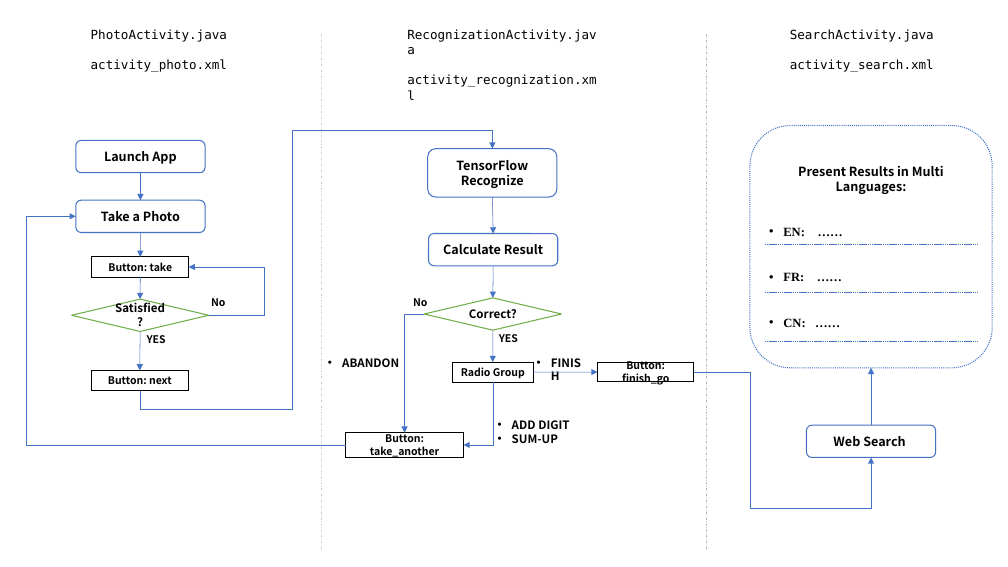
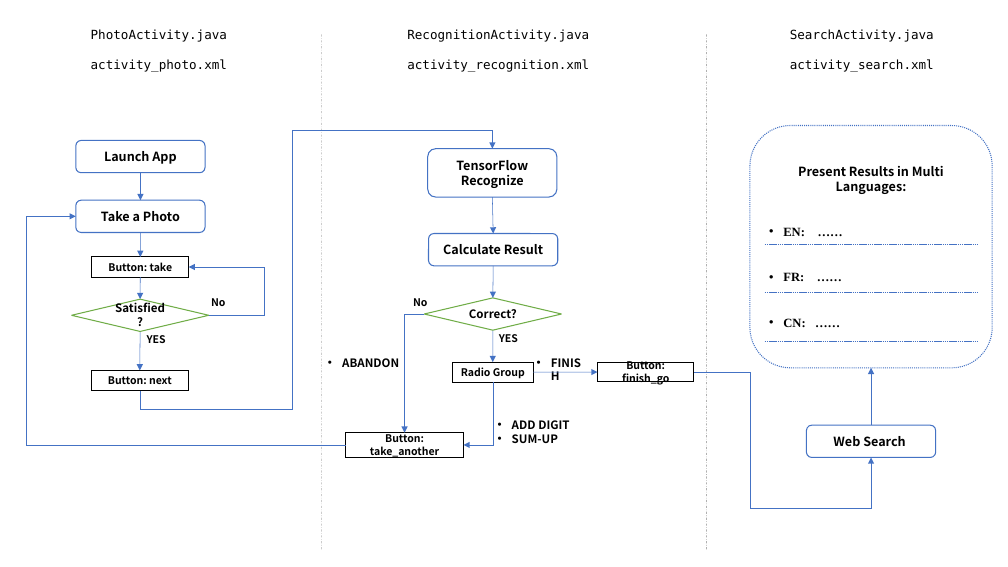
Before and after one commit to Lunj12/finger-android, a slide deck: slide 1 of Finger Recognition by TensorFlow Models on Android.pptx. Drawn at 1008x567 pixels with LibreOffice and Linux fonts; fonts in the diff are those of the drawing. Boxes give left, top, right and bottom in pixels: in the first picture for what was removed or moved away, otherwise in the second. Text is boxed around its words. In the diff, an @@ line names an element or a change of style, - is before the commit and + after.

```diff
--- a/Finger Recognition by TensorFlow Models on Android.pptx
+++ b/Finger Recognition by TensorFlow Models on Android.pptx
@@ text at box(407, 29, 589, 72): text changed @@
-RecognizationActivity.java
-activity_recognization.xml
+RecognitionActivity.java
+activity_recognition.xml
```
Also in this commit, not shown: 1 other file.
